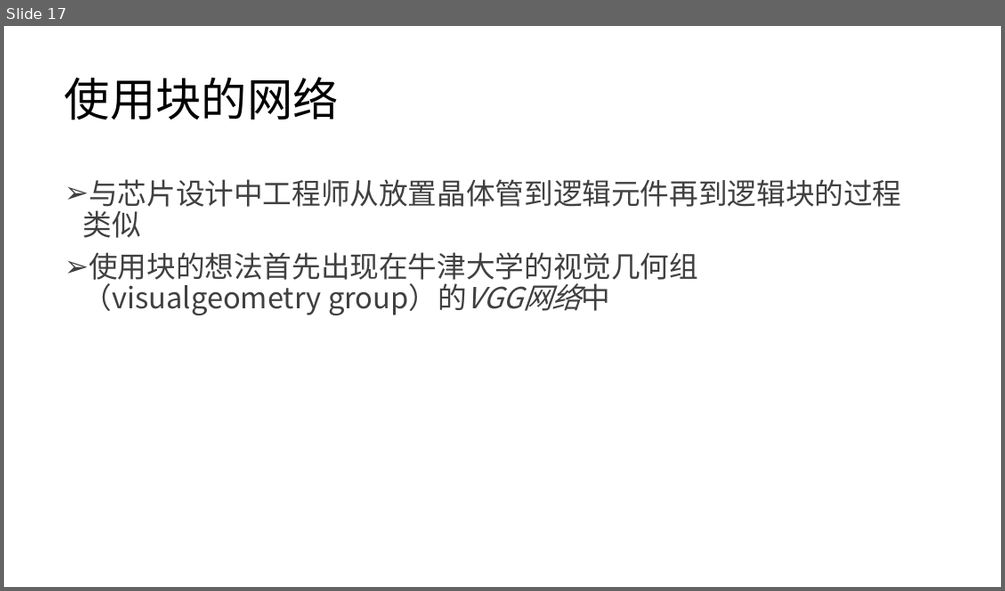
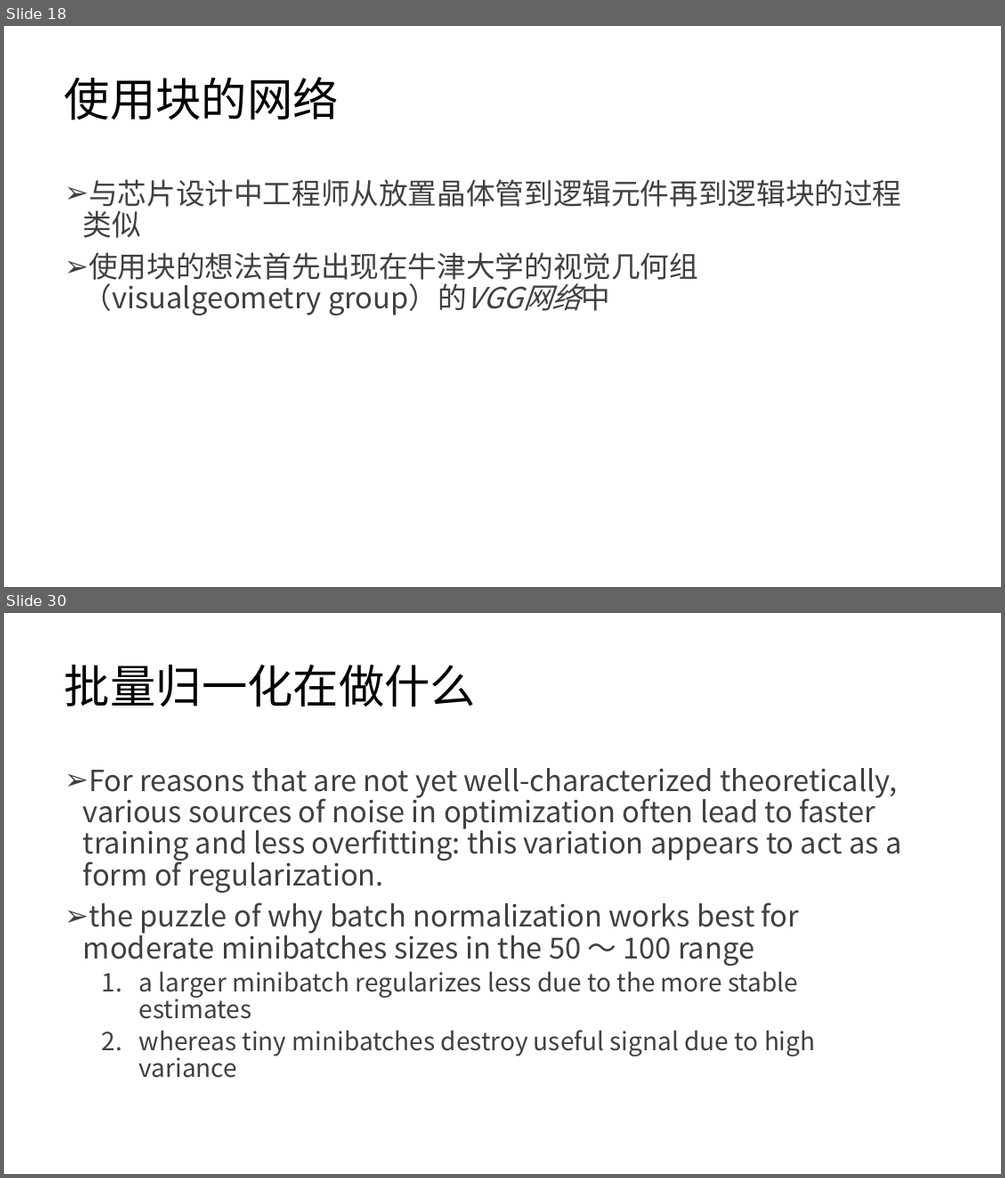
Before and after one commit to lezhang-thu/security_content, a slide deck: 卷积神经网络-b.pptx. Shown one above the other, each under a label of ours: slide 17 before the commit, slides 18 and 30 after it; the slides between them are not shown. The pictures are 1005x591 and 1005x1178 pixels, drawn with LibreOffice and Linux fonts; fonts in the diff are those of the drawing. Boxes give left, top, right and bottom in pixels: in the first picture for what was removed or moved away, otherwise in the second. Text is boxed around its words. In the diff, an @@ line names an element or a change of style, - is before the commit and + after.

```diff
--- a/卷积神经网络-b.pptx
+++ b/卷积神经网络-b.pptx
@@ slide 30 added at box(4, 613, 1001, 1174), background #FFFFFF @@
@@ title added at box(65, 665, 476, 706), 44 pt, text #000000 @@
+批量归一化在做什么
@@ text added at box(83, 768, 901, 1078), 28 pt, text #404040 @@
+➢ For reasons that are not yet well-characterized theoretically, various sources of noise in optimization often lead to faster training and less overfitting: this variation appears to act as a form of regularization.
+➢ the puzzle of why batch normalization works best for moderate minibatches sizes in the 50 ～ 100 range
+  1. a larger minibatch regularizes less due to the more stable estimates
+  2. whereas tiny minibatches destroy useful signal due to high variance
@@ what was slide 17 is now slide 18 @@
```
Also in this commit, not shown: 10 slides changed, 24 other slides added, 16 other files.
